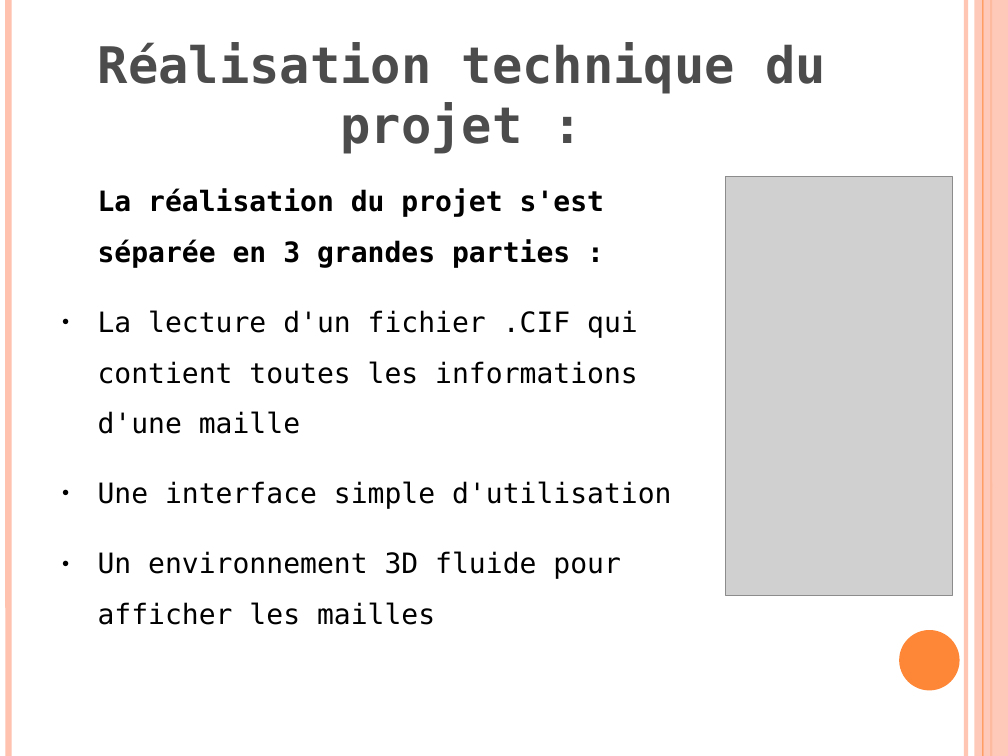
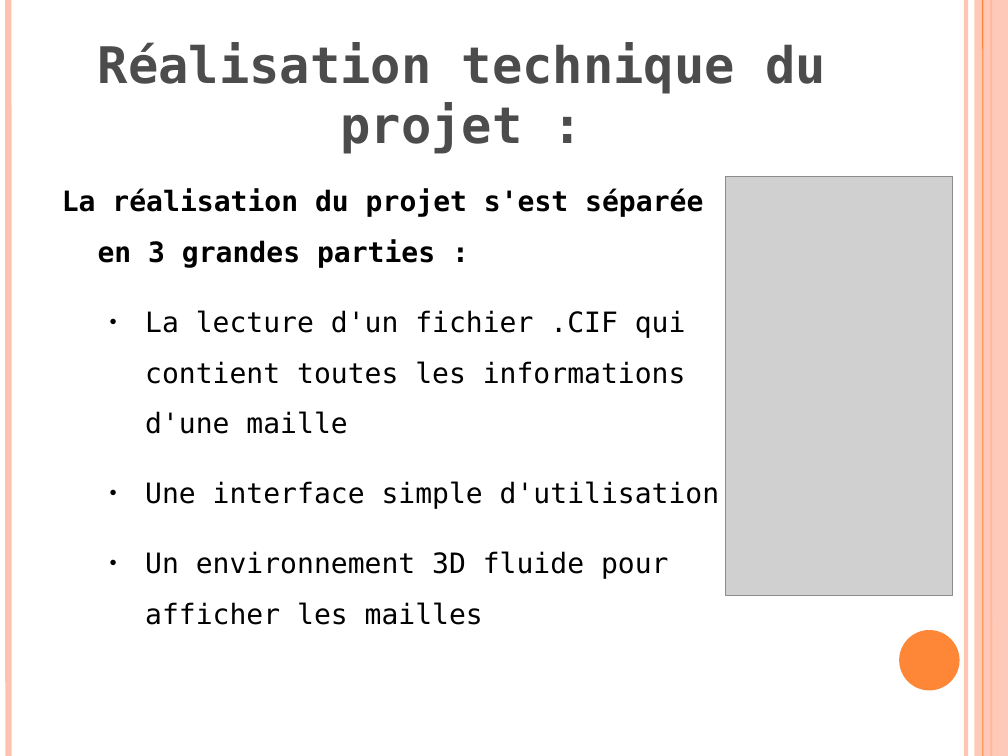
Before and after one commit to klnkg/cristallo3d, a slide deck: slide 5 of presentation finalegwen - ajout guillaume.odp. Drawn at 1008x756 pixels with LibreOffice and Linux fonts; fonts in the diff are those of the drawing; grey boxes stand for pictures. Boxes give left, top, right and bottom in pixels: in the first picture for what was removed or moved away, otherwise in the second. Text is boxed around its words. In the diff, an @@ line names an element or a change of style, - is before the commit and + after.

```diff
--- a/presentation finalegwen - ajout guillaume.odp
+++ b/presentation finalegwen - ajout guillaume.odp
@@ rectangle removed at (x1=975, y1=0, x2=1008, y2=756) @@
@@ freeform shape added at (x1=975, y1=0, x2=1008, y2=756), fill #FEC2AE at 87% opacity @@
@@ line removed from (983, 0) to (983, 756) @@
@@ freeform shape added at (x1=983, y1=0, x2=983, y2=756), outline #FE8637 0.74 pt @@
@@ text "La réalisation du projet s'est ..." at (x1=62, y1=189, x2=719, y2=625): indent changed @@
```
Also in this commit, not shown: 8 other slides changed, 1 slide added.
